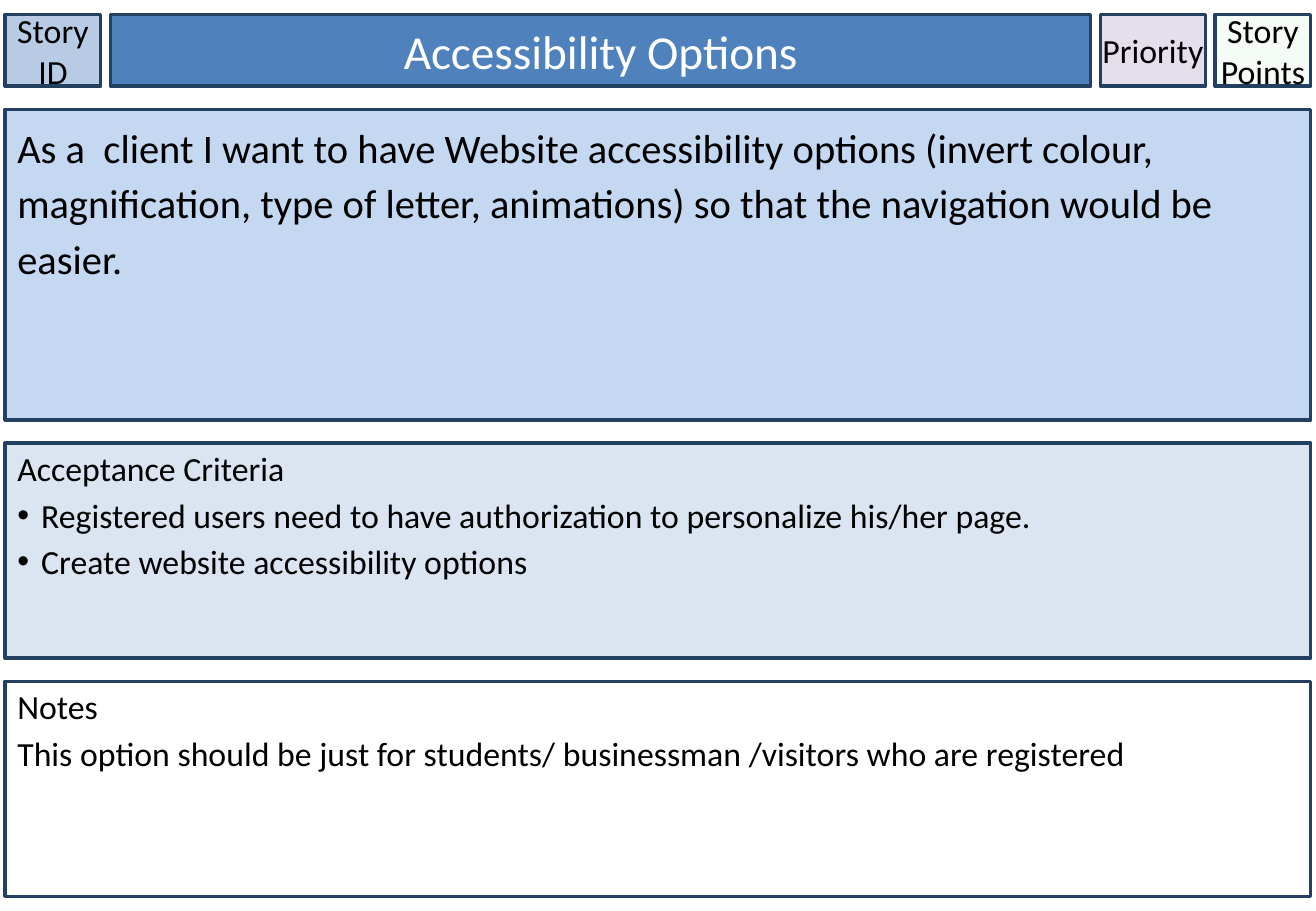
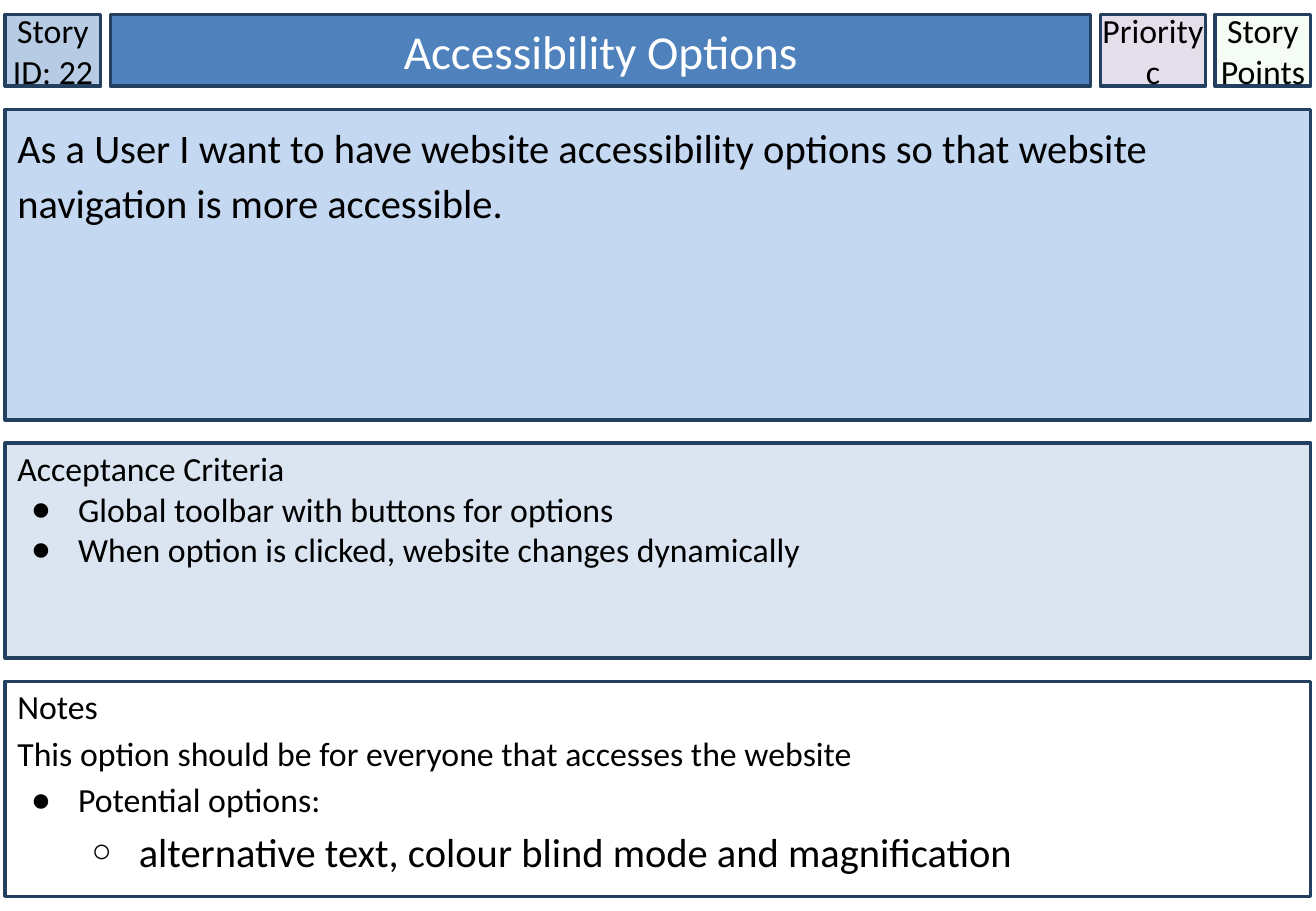
Before and after one commit to lowejosh/Django-landmarks, a slide deck: slide 23 of Story Cards.pptx (slide 33 before the commit). Drawn at 1316x911 pixels with LibreOffice and Linux fonts; fonts in the diff are those of the drawing. Boxes give left, top, right and bottom in pixels: in the first picture for what was removed or moved away, otherwise in the second. Text is boxed around its words. In the diff, an @@ line names an element or a change of style, - is before the commit and + after.

```diff
--- a/Story Cards.pptx
+++ b/Story Cards.pptx
@@ text in rectangle at [13,15,93,92]: text changed @@
-Story ID
+Story ID: 22
@@ text in rectangle at [1146,67,1160,88]: paragraph added @@
+c
@@ text in rectangle at [17,135,1147,225]: text changed @@
-As a client I want to have Website accessibility options (invert colour, magnification, type of letter, animations) so that the navigation would be easier.
+As a User I want to have website accessibility options so that website navigation is more accessible.
@@ text in rectangle at [78,498,800,568]: text changed @@
-• Registered users need to have authorization to personalize his/her page.
-• Create website accessibility options
+● Global toolbar with buttons for options
+● When option is clicked, website changes dynamically
@@ text in rectangle at [17,742,1012,874]: text changed @@
-This option should be just for students/ businessman /visitors who are registered
+This option should be for everyone that accesses the website
+● Potential options:
+  ○ alternative text, colour blind mode and magnification
```
Also in this commit, not shown: 31 other slides changed, 2 slides added, 1 slide removed, 1 other file.
